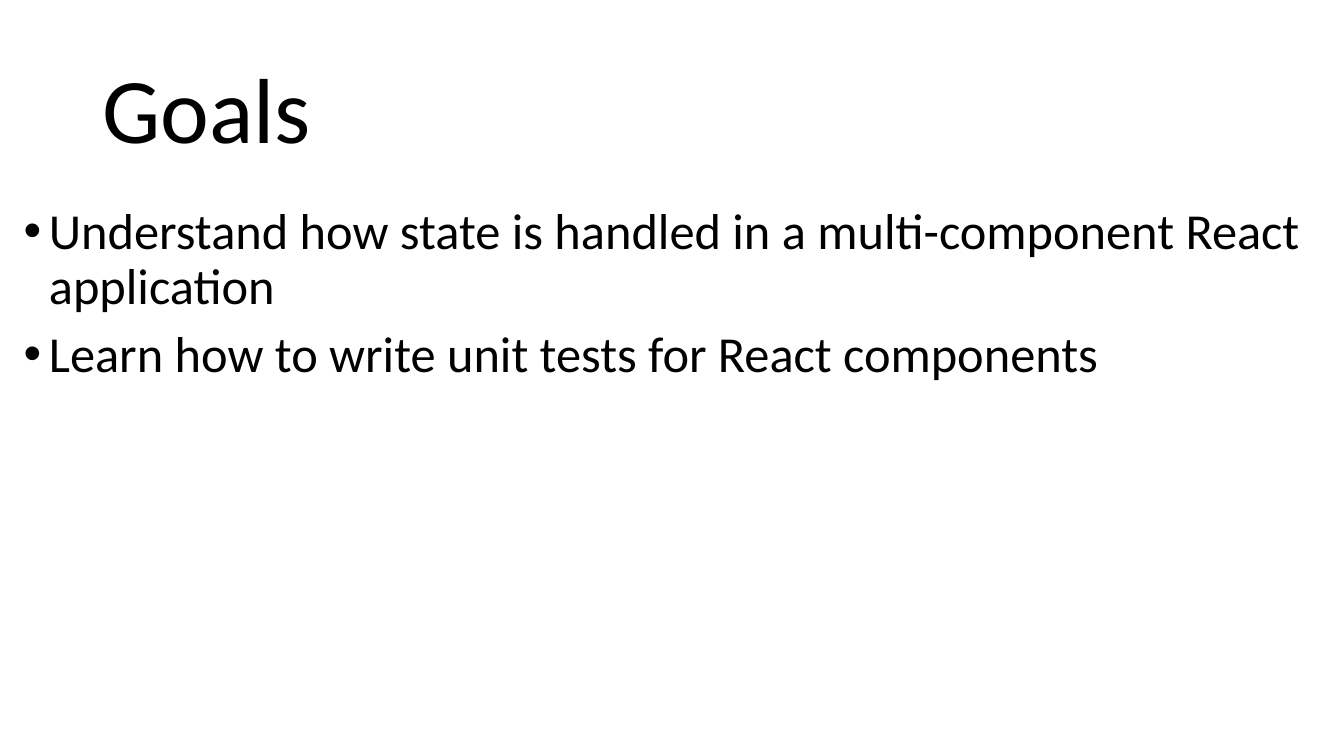
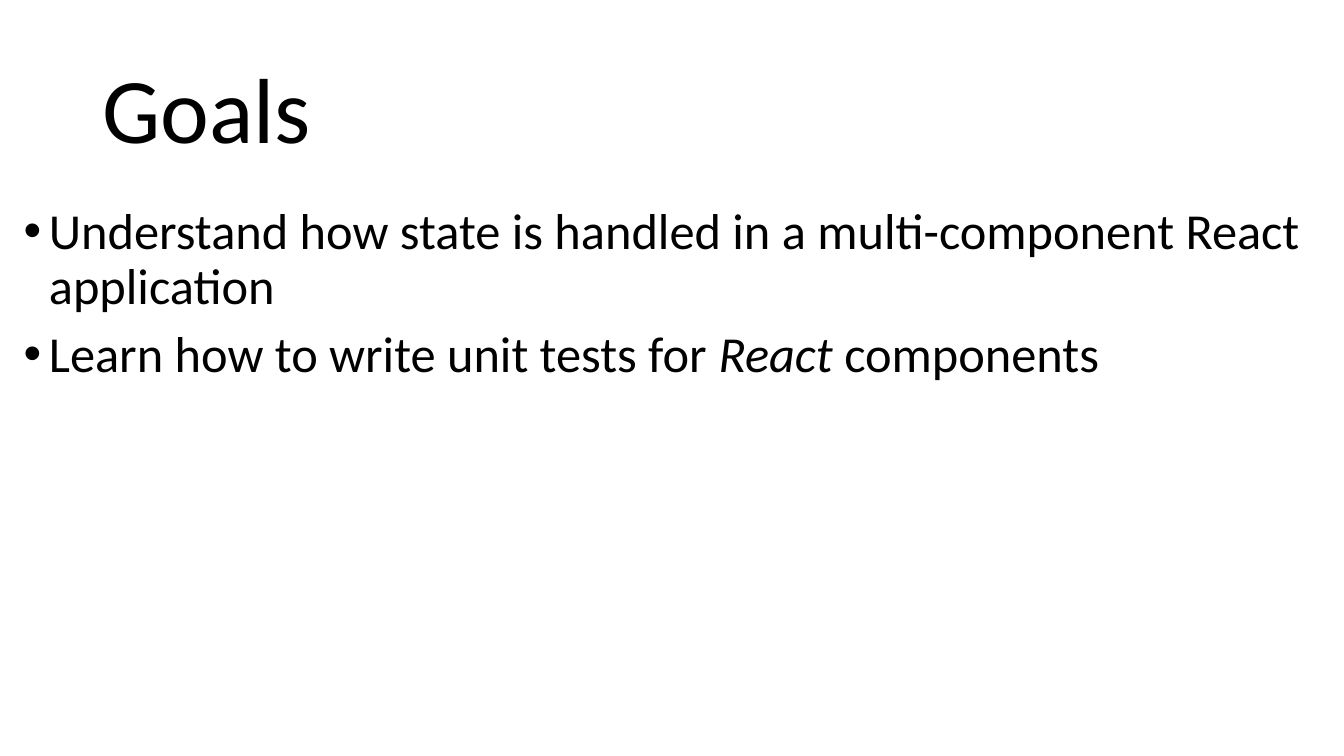
Before and after one commit to arcuri82/web_development_and_api_design, a slide deck: slide 2 of docs/slides/lesson_04.pptx. Drawn at 1344x756 pixels with LibreOffice and Linux fonts; fonts in the diff are those of the drawing. Boxes give left, top, right and bottom in pixels: in the first picture for what was removed or moved away, otherwise in the second. Text is boxed around its words. In the diff, an @@ line names an element or a change of style, - is before the commit and + after.

```diff
--- a/docs/slides/lesson_04.pptx
+++ b/docs/slides/lesson_04.pptx
@@ text at [49,337,1099,380]: italic on in "React" @@
```
Also in this commit, not shown: 3 other slides changed, 1 other file.
